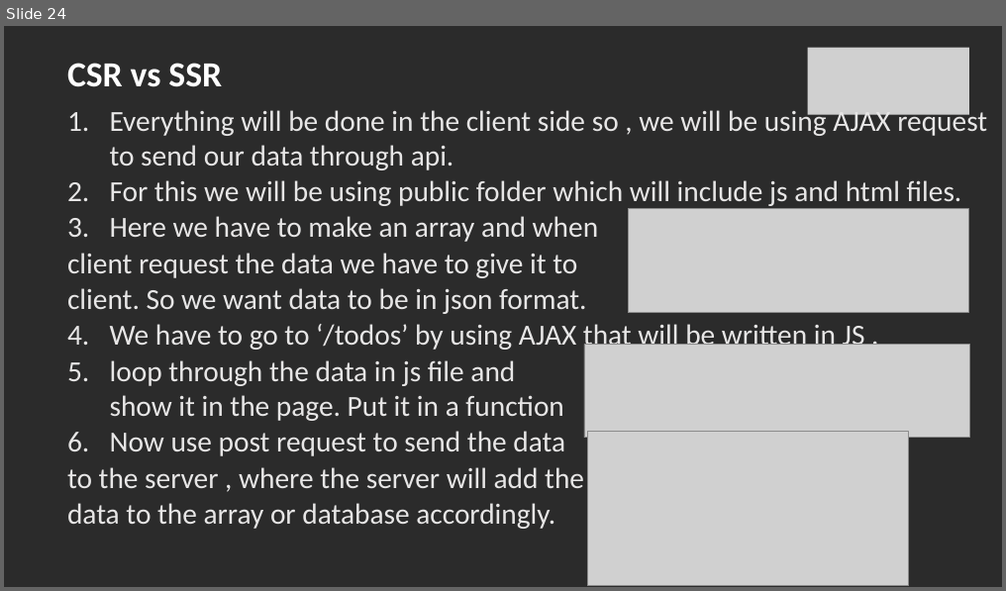
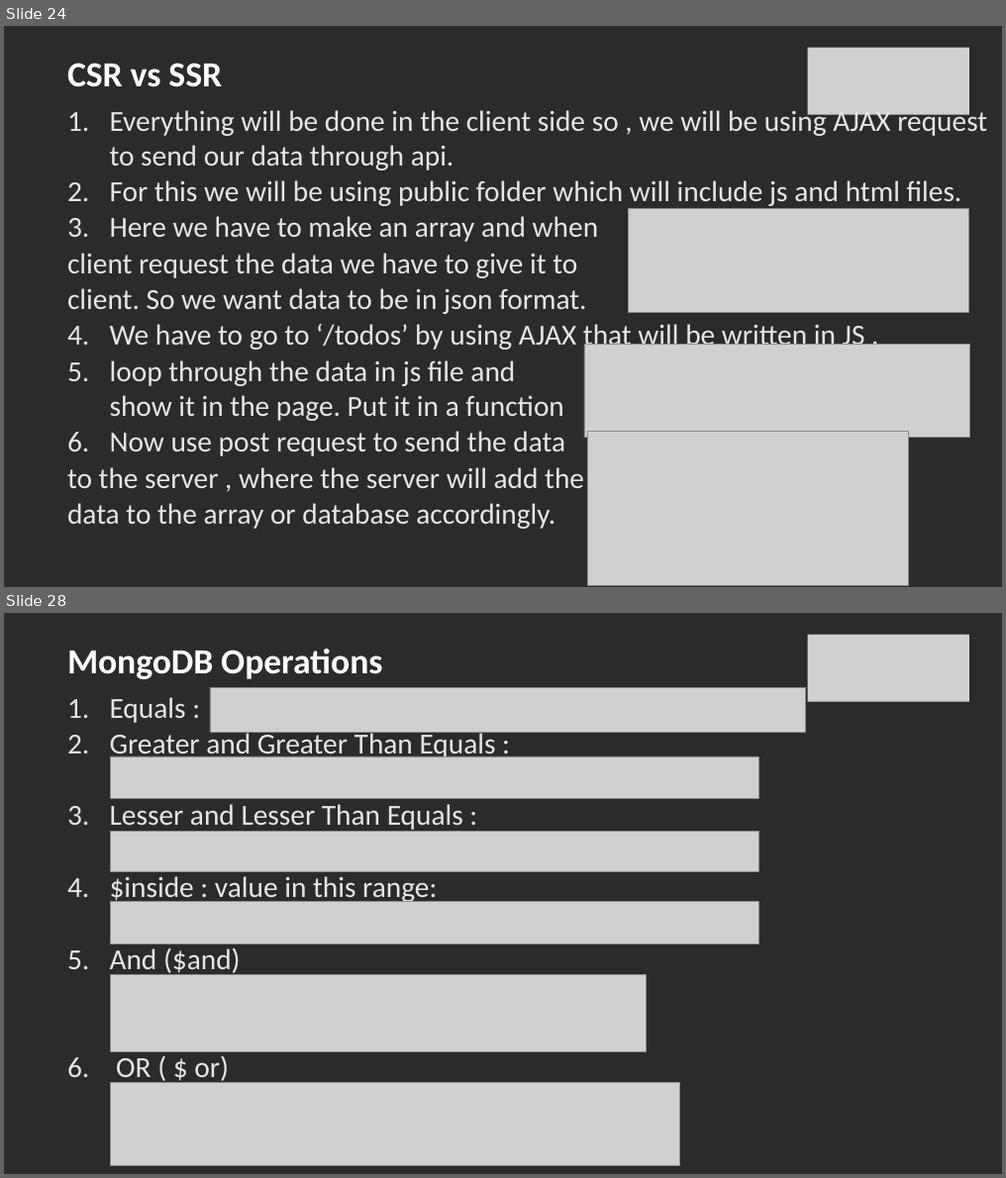
Before and after one commit to SachinBarpanda/glaBackend, a slide deck: NodeJS.pptx. Shown one above the other, each under a label of ours: slide 24 before the commit, slides 24 and 28 after it; the slides between them are not shown. The pictures are 1006x591 and 1006x1178 pixels, drawn with LibreOffice and Linux fonts; fonts in the diff are those of the drawing; grey boxes stand for pictures; background and template pictures are left out; a plain dark background stands for a picture behind light text. Boxes give left, top, right and bottom in pixels: in the first picture for what was removed or moved away, otherwise in the second. Text is boxed around its words. In the diff, an @@ line names an element or a change of style, - is before the commit and + after.

```diff
--- a/NodeJS.pptx
+++ b/NodeJS.pptx
@@ slide 28 added at [4,613,1002,1174], background picture (left out) @@
@@ picture added at [807,635,969,702] @@
@@ title added at [67,649,382,679], 34 pt, text #FFFFFF, bold @@
+MongoDB Operations
@@ text added at [110,697,496,1084], 28 pt, text #E7E6E6 @@
+1. Equals :
+2. Greater and Greater Than Equals :
+3. Lesser and Lesser Than Equals :
+4. $inside : value in this range:
+5. And ($and)
+6. OR ( $ or)
@@ picture added at [210,688,805,732] @@
@@ picture added at [110,757,759,799] @@
@@ picture added at [110,832,759,872] @@
@@ picture added at [110,901,759,944] @@
@@ picture added at [110,974,648,1053] @@
@@ picture added at [110,1083,680,1166] @@
```
Also in this commit, not shown: 5 other slides added, 24 other files.
